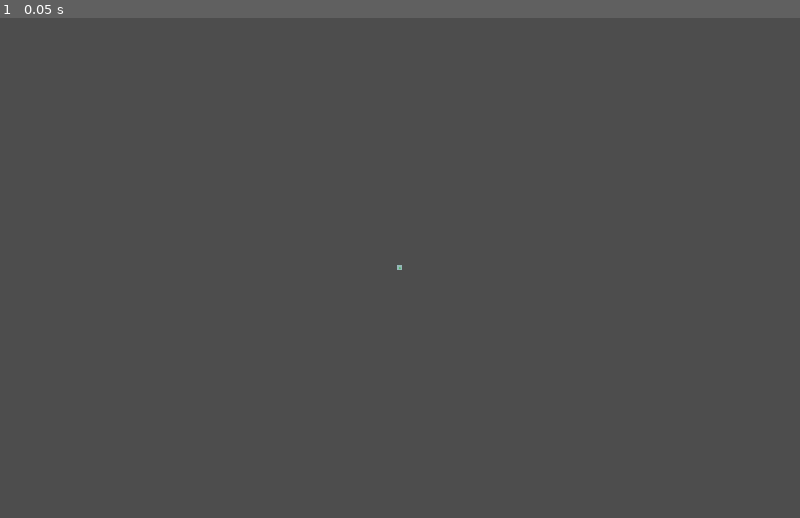
Above: before the commit, frame 1.
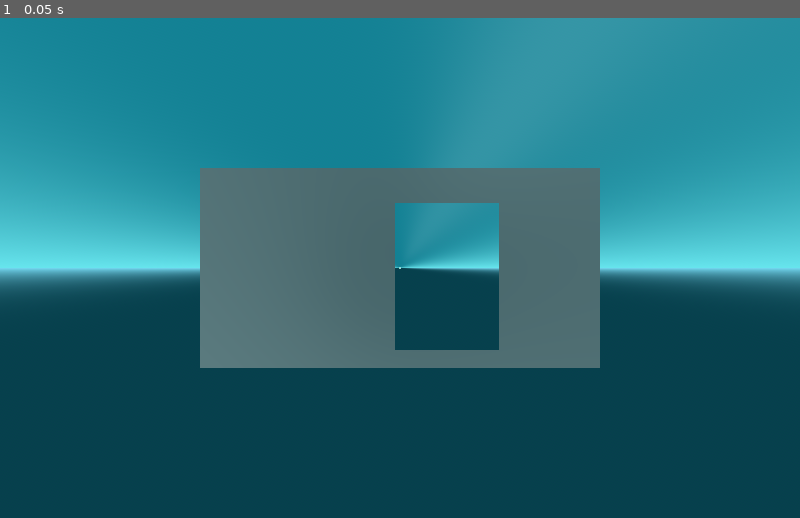
Above: after the commit, the same moment.

Repository: gribbly/GDHOPPER
Game: Godot game, scene res://Main.tscn
Two runs of this game, one before a commit and one after it. Both use one fixed random seed, a clock stepped at 60 frames per second and the inputs below.
Inputs:
- Up to frame 1 (0.05 s): no input

The runs differ from the first frame. In frame 1, 100% of the frame differs, in the area x 0-100%, y 0-100%.

Commit message:
More app setup - Globals.gd now serves random numbers. Got very basic CSG working, with clean 'regen' flow

Diff:
--- a/autoload/Globals.gd
+++ b/autoload/Globals.gd
@@ -1,6 +1,16 @@
 extends Node
 
+# TUNEABLES
 var print_min_priority: int = 3
+
+# Internal
+var rng := RandomNumberGenerator.new()
+
+func _ready() -> void:
+	rng.randomize()
+
+func get_random_float(low: float, high: float) -> float:
+	return rng.randf_range(low, high)
 
 func set_rhprint_priority(p: int) -> void:
 	print_min_priority = p
--- /dev/null
+++ b/autoload/SignalBus.gd
@@ -0,0 +1,6 @@
+extends Node
+
+# This is the global signal hub!
+# It should be added as an autoload
+
+signal level_setup_complete(level_dimensions: Vector2) #level_csg.gd was first customer
--- a/project.godot
+++ b/project.godot
@@ -18,6 +18,7 @@
 [autoload]
 
 RH="*res://autoload/Globals.gd"
+SignalBus="*res://autoload/SignalBus.gd"
 App="*res://autoload/App.gd"
 
 [display]
--- a/scenes/game/Level.tscn
+++ b/scenes/game/Level.tscn
@@ -1,13 +1,16 @@
-[gd_scene load_steps=5 format=3 uid="uid://dmx3b61sxqsag"]
+[gd_scene load_steps=6 format=3 uid="uid://dmx3b61sxqsag"]
 
 [ext_resource type="Script" uid="uid://3kxw3p70bd58" path="res://scenes/game/level.gd" id="1_ah5nq"]
 [ext_resource type="PackedScene" uid="uid://bl7f4st4ckm45" path="res://assets/models/ReferenceCube1m.glb" id="2_gjy3i"]
 [ext_resource type="PackedScene" uid="uid://dkcgvvjuf5u4u" path="res://scenes/game/LevelLight.tscn" id="2_y0wjm"]
 [ext_resource type="PackedScene" uid="uid://dah8ugqwlrl" path="res://scenes/game/LevelCamera.tscn" id="3_alfq7"]
+[ext_resource type="PackedScene" uid="uid://dsvp6fxhcgyto" path="res://scenes/game/LevelCSG.tscn" id="4_ixotf"]
 
 [node name="Level" type="Node3D"]
 script = ExtResource("1_ah5nq")
+level_dimensions = Vector2(200, 100)
 level_light = ExtResource("2_y0wjm")
 level_camera = ExtResource("3_alfq7")
+level_csg = ExtResource("4_ixotf")
 
 [node name="ReferenceCube1m" parent="." instance=ExtResource("2_gjy3i")]
--- /dev/null
+++ b/scenes/game/LevelCSG.tscn
@@ -0,0 +1,14 @@
+[gd_scene load_steps=3 format=3 uid="uid://dsvp6fxhcgyto"]
+
+[ext_resource type="Script" uid="uid://7jwahe3oe461" path="res://scenes/game/level_csg.gd" id="1_4dr6r"]
+
+[sub_resource type="StandardMaterial3D" id="StandardMaterial3D_4dr6r"]
+albedo_color = Color(0.45646393, 0.456464, 0.456464, 1)
+
+[node name="LevelCsg" type="Node3D"]
+script = ExtResource("1_4dr6r")
+
+[node name="LevelCsgCombiner" type="CSGCombiner3D" parent="."]
+unique_name_in_owner = true
+material_override = SubResource("StandardMaterial3D_4dr6r")
+use_collision = true
--- a/scenes/game/LevelCamera.tscn
+++ b/scenes/game/LevelCamera.tscn
@@ -1,8 +1,27 @@
-[gd_scene format=3 uid="uid://dah8ugqwlrl"]
+[gd_scene load_steps=5 format=3 uid="uid://dah8ugqwlrl"]
+
+[ext_resource type="Script" uid="uid://ch0f2cuafeybe" path="res://scenes/game/level_camera.gd" id="1_d5i1c"]
+
+[sub_resource type="ProceduralSkyMaterial" id="ProceduralSkyMaterial_0qp3d"]
+sky_top_color = Color(0.08790965, 0.5043236, 0.57984877, 1)
+sky_horizon_color = Color(0.40255466, 0.8980162, 0.9308503, 1)
+ground_bottom_color = Color(0.047310986, 0.2522025, 0.3006173, 1)
+ground_horizon_color = Color(0.45673555, 0.85152817, 0.9498634, 1)
+sun_angle_max = 212.0
+
+[sub_resource type="Sky" id="Sky_d5i1c"]
+sky_material = SubResource("ProceduralSkyMaterial_0qp3d")
+
+[sub_resource type="Environment" id="Environment_87tfo"]
+background_mode = 2
+sky = SubResource("Sky_d5i1c")
 
 [node name="LevelCamera" type="Node3D"]
+script = ExtResource("1_d5i1c")
 
-[node name="Camera3D" type="Camera3D" parent="."]
+[node name="LevelCamera3D" type="Camera3D" parent="."]
+unique_name_in_owner = true
 transform = Transform3D(1, 0, 0, 0, 1, 0, 0, 0, 1, 0, 0, 32)
+environment = SubResource("Environment_87tfo")
 projection = 1
 size = 100.0
--- a/scenes/game/level.gd
+++ b/scenes/game/level.gd
@@ -1,16 +1,26 @@
 extends Node3D
+
+@export var level_dimensions: Vector2
 
 @export var level_light: PackedScene
 @export var level_camera: PackedScene
+@export var level_csg: PackedScene
+
+var level_csg_instance: Node3D
 
 func _ready() -> void:
 	RH.print("🪨 level.gd | ready()", 1)
 
-	# Instantiate the basics...
 	RH.print("🪨 level.gd | ☀️ level_light.instantiate")
 	var inst: Node3D = level_light.instantiate()
 	add_child(inst)
 
-	RH.print("🪨 level.gd | 🎥 level_camera.instantiate")
+	RH.print("🪨 level.gd | 📸  level_camera.instantiate")
 	inst = level_camera.instantiate()
 	add_child(inst)
+
+	RH.print("🪨 level.gd | 🔪 level_csg.instantiate")
+	level_csg_instance = level_csg.instantiate()
+	add_child(level_csg_instance)
+
+	SignalBus.emit_signal("level_setup_complete", level_dimensions)
--- /dev/null
+++ b/scenes/game/level_camera.gd
@@ -0,0 +1,19 @@
+extends Node3D
+
+# Assumes that LevelCamera.tscn has %LevelCamera3D
+
+var use_debug_size := true
+var debug_camera_size := 250
+
+func _ready() -> void:
+	RH.print("📸 level_camera.gd | ready()", 1)
+	SignalBus.connect("level_setup_complete", Callable(self, "_adjust_size"))
+
+func _adjust_size(level_dims: Vector2) -> void:
+	RH.print("📸 level_camera.gd | _adjust_size()", 3)
+	var new_size = level_dims.y / 2.0
+	if use_debug_size:
+		RH.print("📸 level_camera.gd | DEBUG - forcing size to %s" % debug_camera_size, 3)
+		new_size = debug_camera_size
+	%LevelCamera3D.size = new_size
+	RH.print("📸 level_camera.gd | new size is %.2f" % new_size, 3)
--- /dev/null
+++ b/scenes/game/level_csg.gd
@@ -0,0 +1,35 @@
+extends Node3D
+
+# Assumes that LevelCSG.tscn has %LevelCsgCombiner
+
+# Internal
+var level_dimensions: Vector2
+var csg_thickness := 32.0
+
+func _ready() -> void:
+	RH.print("🔪 level_csg.gd | ready()", 1)
+	SignalBus.connect("level_setup_complete", Callable(self, "_generate"))
+
+func _generate(level_dims: Vector2) -> void:
+	RH.print("🔪 level_csg.gd | _generate()", 1)
+	level_dimensions = level_dims
+	RH.print("🔪 level_csg.gd | level_dimensions = %s" % level_dimensions, 3)
+
+	# Add first "rock" CSG... we'll carve everything else out of this
+	RH.print("🔪 level_csg.gd | adding \"the rock\"...", 3)
+	var the_rock := CSGBox3D.new()
+	the_rock.position = Vector3.ZERO
+	the_rock.size = Vector3(level_dimensions.x, level_dimensions.y, csg_thickness)
+	%LevelCsgCombiner.add_child(the_rock)
+
+	# Carve a test cavern out of the_rock
+	RH.print("🔪 level_csg.gd | carving test cavern...", 3)
+	var test_cavern := CSGBox3D.new()
+	var px = RH.get_random_float(-50.0, 50.0)
+	var py = RH.get_random_float(-50.0, 50.0)
+	test_cavern.position = Vector3(px, py, 0.0)
+	var sx = RH.get_random_float(25.0, 75.0)
+	var sy = RH.get_random_float(25.0, 75.0)
+	test_cavern.size = Vector3(sx, sy, csg_thickness * 2)
+	test_cavern.operation = CSGShape3D.OPERATION_SUBTRACTION
+	%LevelCsgCombiner.add_child(test_cavern)
Not shown, added: autoload/SignalBus.gd.uid
Not shown, added: scenes/game/level_camera.gd.uid
Not shown, added: scenes/game/level_csg.gd.uid
